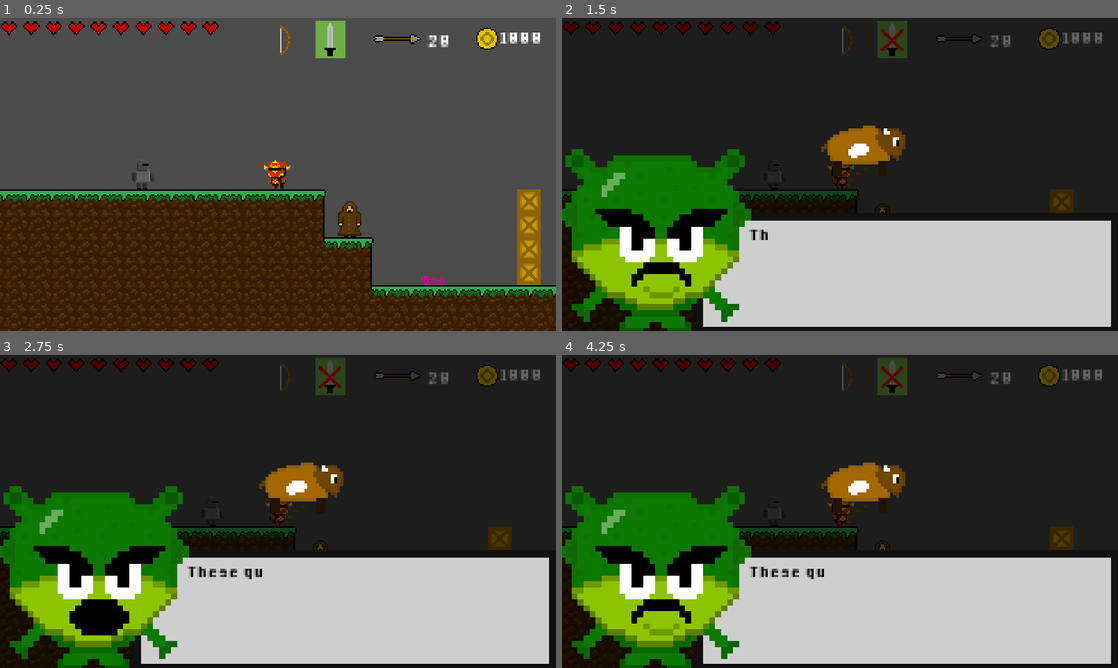
Above: before the commit, frames 1-4 (two rows, left to right).
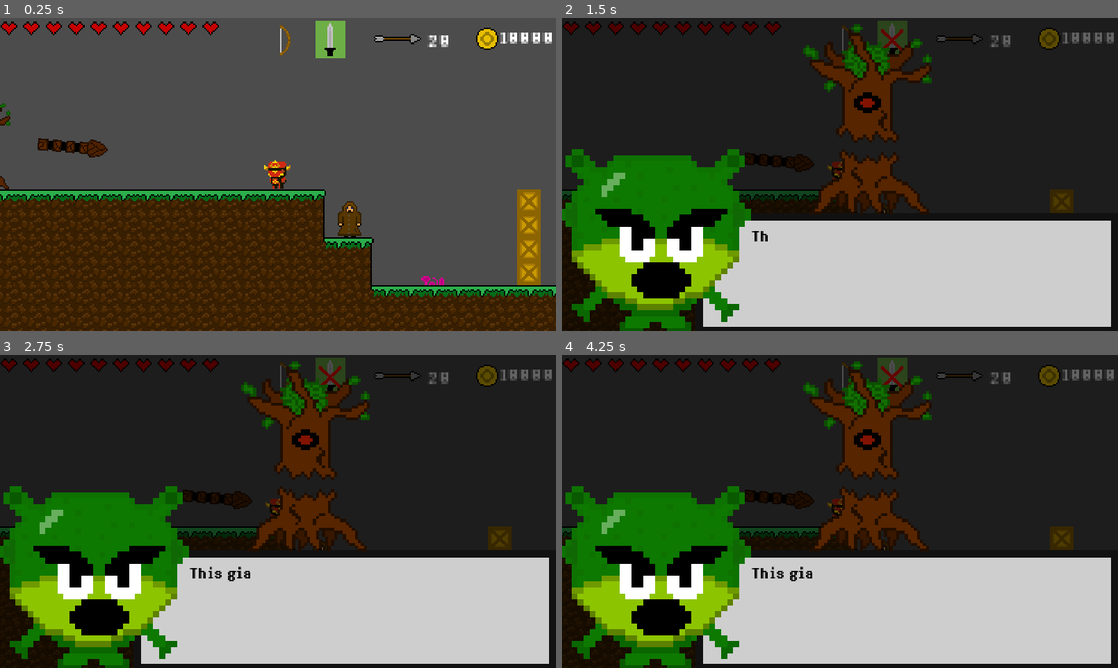
Above: after the commit, the same moments.

Repository: Eawell/pimxels
Game: Godot game, scene res://Scenes/Test.tscn
Two runs of this game, one before a commit and one after it. Both use one fixed random seed, a clock stepped at 60 frames per second and the inputs below.
Inputs:
- Up to frame 1 (0.25 s): no input
- Up to frame 2 (1.5 s): tap Enter (ui_select) at 0.5 s; hold Right (ui_right) from 0.53 s (still down); tap 1 (one) at 0.6 s; tap Space (ui_accept) at 0.77 s; tap End (ui_end) at 0.8, 1.35 s
- Up to frame 3 (2.75 s): tap Space (ui_accept) at 1.52 s; tap 1 (one) at 1.55, 2.1 s; release Right (ui_right) at 2.03 s; hold Left (ui_left) from 2.03 s (still down); tap End (ui_end) at 2.3 s
- Up to frame 4 (4.25 s): release Left (ui_left) at 2.78 s; hold Right (ui_right) from 2.78 s (still down); tap S (sell) at 2.85 s; tap Space (ui_accept) at 3.02, 3.77 s; tap 1 (one) at 3.05 s; tap 2 (two) at 3.6 s; tap End (ui_end) at 3.8 s

The runs differ from the first frame. In frame 1, 0.7% of the frame differs, in the area x 0-100%, y 4-55%; in frame 2, 8.2%; in frame 3, 7.8%; in frame 4, 8.4%, in the area x 13-100%, y 1-90%.

Commit message:
Updated from pimxels 5

Diff:
--- a/Other/Armour_Spriteframes.tres
+++ b/Other/Armour_Spriteframes.tres
@@ -5,6 +5,8 @@
 [ext_resource path="res://Sprites/Knight/WhiteKnight1.png" type="Texture" id=3]
 [ext_resource path="res://Sprites/Knight/BlackKnight1.png" type="Texture" id=4]
 [ext_resource path="res://Sprites/Knight/RedKnight1.png" type="Texture" id=5]
+
+
 
 [resource]
 animations = [ {
--- a/Other/Melee_Spriteframes.tres
+++ b/Other/Melee_Spriteframes.tres
@@ -10,6 +10,9 @@
 [ext_resource path="res://Sprites/Melee/Sword.png" type="Texture" id=8]
 [ext_resource path="res://Sprites/Melee/Pipe.png" type="Texture" id=9]
 [ext_resource path="res://Sprites/Melee/Dagger.png" type="Texture" id=10]
+
+
+
 
 [resource]
 animations = [ {
--- a/Other/global.gd
+++ b/Other/global.gd
@@ -5,7 +5,7 @@
 onready var max_health = 10
 var luck = 1
 var direction
-var coins = 1000
+var coins = 10000
 var paused
 var level = 1
 onready var melee_open_slot = melee2
--- a/Scenes/Arrow.gd
+++ b/Scenes/Arrow.gd
@@ -10,7 +10,7 @@
 
 
 func _physics_process(delta):
-	y = 1.11*y
+	y = min(1.11*y,200)
 	x = x/1.002
 	motion.y = y
 	motion.x = x
--- a/Scenes/Bob.gd
+++ b/Scenes/Bob.gd
@@ -9,15 +9,16 @@
 var box = ["box", "An 'incredibly dangerous' foe that doesn't move or attack you and even gives you free loot or items."]
 var buffalo = ["buffalo", "These quick and powerful animals are evil buffalo that became the dominant species on their home planet. All they want is to kill, and will send you flying if they hit you!"]
 var burger = ["burger", "These killer burgers have gained sentience and are looking for revenge. You can try and ride on their heads, but Watch out for their ferocious bite!"]
-var falcon = ["falcon", ""]
-var ghost = ["ghost", ""]
+var falcon = ["falcon", "The fastest ship in the galaxy, now just an inconvenience. Dodge its lasers and wait for it to overheat."]
+var ghost = ["ghost", "These 2d ghosts from Pacman have been brought out of their normal realm and now hunt you down if you get too close."]
 var mole = ["mole", "Watch your feet! These normally docile creatures disperse huge amounts of dirt on their way to grind you up with their many teeth."]
-var shopkeeper = ["shopkeeper", ""]
-var slime = ["slime", ""]
+var shopkeeper = ["shopkeeper", "A wise and friendly shopkeeper who will help you on your journey. Feel free to buy his goods whenever you see him, although his prices may increase!"]
+var slime = ["slime", "Small, sticky slimes that will bounce around, inflicting a little damage when they touch you. They more of a pest than an enemy."]
 var smallburger = ["smallburger", "Eventhough they are less dangerous than their larger brothers, don't underestimate "]
-var thundercloud = ["thundercloud", ""]
-var torch = ["torch", "Torches that "]
-var warrior = ["warrior", ""]
+var thundercloud = ["thundercloud", "Once locked on, these thunderclouds won't leave you alone until they try and strike you down. Watch out for when they stop moving as they're about zap!"]
+var torch = ["torch", "Torches that light after you pass by them, saving your checkpoint. If you pass an already lit torch it will still set a new chechpoint."]
+var warrior = ["warrior", "Powerful warriors covered in impenetrable armour. They are stocky targets, yet you chouldn't underestimate their speed."]
+var livingtree = ["livingtree", "This giant tree "]
 
 var story1 = ["none", ""]
 var story2 = ["none", ""]
@@ -28,7 +29,7 @@
 
 func _process(delta):
 	if Input.is_action_just_pressed("ui_end"):
-		talk(buffalo)
+		talk(livingtree)
 	if type == "Announcement":
 		$ColorRect.visible = true
 		$ColorRect2.visible = false
--- a/Scenes/Bob.tscn
+++ b/Scenes/Bob.tscn
@@ -17,6 +17,7 @@
 [ext_resource path="res://Sprites/Enemies/Millenium Falcon.png" type="Texture" id=15]
 [ext_resource path="res://Sprites/Enemies/Slime 4.png" type="Texture" id=16]
 [ext_resource path="res://Sprites/Enemies/SmallBurger-open.png" type="Texture" id=17]
+[ext_resource path="res://Sprites/Enemies/Living tree.png" type="Texture" id=18]
 
 [sub_resource type="StyleBoxFlat" id=1]
 bg_color = Color( 0.811765, 0.811765, 0.811765, 1 )
@@ -28,7 +29,6 @@
 anti_aliasing = false
 
 [sub_resource type="DynamicFont" id=2]
-size = 11
 font_data = ExtResource( 1 )
 
 [sub_resource type="SpriteFrames" id=3]
@@ -41,21 +41,6 @@
 
 [sub_resource type="SpriteFrames" id=4]
 animations = [ {
-"frames": [ ExtResource( 10 ) ],
-"loop": true,
-"name": "bowman",
-"speed": 5.0
-}, {
-"frames": [ ExtResource( 7 ) ],
-"loop": true,
-"name": "burger",
-"speed": 5.0
-}, {
-"frames": [ ExtResource( 13 ) ],
-"loop": true,
-"name": "buffalo",
-"speed": 5.0
-}, {
 "frames": [ ExtResource( 15 ) ],
 "loop": true,
 "name": "falcon",
@@ -64,6 +49,31 @@
 "frames": [ ExtResource( 9 ) ],
 "loop": true,
 "name": "box",
+"speed": 5.0
+}, {
+"frames": [ ExtResource( 7 ) ],
+"loop": true,
+"name": "burger",
+"speed": 5.0
+}, {
+"frames": [ ExtResource( 16 ) ],
+"loop": true,
+"name": "slime",
+"speed": 5.0
+}, {
+"frames": [ ExtResource( 10 ) ],
+"loop": true,
+"name": "bowman",
+"speed": 5.0
+}, {
+"frames": [ ExtResource( 17 ) ],
+"loop": true,
+"name": "smallburger",
+"speed": 5.0
+}, {
+"frames": [ ExtResource( 13 ) ],
+"loop": true,
+"name": "buffalo",
 "speed": 5.0
 }, {
 "frames": [ ExtResource( 14 ) ],
@@ -81,19 +91,14 @@
 "name": "shopkeeper",
 "speed": 5.0
 }, {
-"frames": [ ExtResource( 16 ) ],
-"loop": true,
-"name": "slime",
-"speed": 5.0
-}, {
 "frames": [ ExtResource( 8 ) ],
 "loop": true,
 "name": "torch",
 "speed": 5.0
 }, {
-"frames": [ ExtResource( 17 ) ],
+"frames": [ ExtResource( 5 ) ],
 "loop": true,
-"name": "smallburger",
+"name": "warrior",
 "speed": 5.0
 }, {
 "frames": [ ExtResource( 12 ) ],
@@ -101,9 +106,9 @@
 "name": "thundercloud",
 "speed": 5.0
 }, {
-"frames": [ ExtResource( 5 ) ],
+"frames": [ ExtResource( 18 ) ],
 "loop": true,
-"name": "warrior",
+"name": "livingtree",
 "speed": 5.0
 } ]
 
@@ -143,13 +148,13 @@
 }
 
 [node name="Size" type="Node2D" parent="."]
-scale = Vector2( 0.9, 0.9 )
+scale = Vector2( 0.57, 0.57 )
 
 [node name="RichTextLabel" type="RichTextLabel" parent="Size"]
-margin_left = -36.0
-margin_top = -44.0
-margin_right = 227.0
-margin_bottom = 29.0
+margin_left = -55.0
+margin_top = -68.0
+margin_right = 357.0
+margin_bottom = 46.0
 custom_fonts/normal_font = SubResource( 2 )
 custom_colors/default_color = Color( 0, 0, 0, 1 )
 text = "Look over there at all of those things ggjgj oiwfn jiosjc ji ji f iehef husg  how  been looking all over for you! f10000"
@@ -162,14 +167,15 @@
 position = Vector2( -95, -30 )
 scale = Vector2( 4, 4 )
 frames = SubResource( 3 )
+frame = 1
 speed_scale = 1.5
 playing = true
 
 [node name="Icon" type="AnimatedSprite" parent="."]
-position = Vector2( 48.0833, -103.945 )
+position = Vector2( 48, -110 )
 scale = Vector2( 2, 2 )
 frames = SubResource( 4 )
-animation = "smallburger"
+animation = "livingtree"
 
 [node name="Timer" type="Timer" parent="."]
 wait_time = 0.05
--- a/Scenes/Evil_Arrow.gd
+++ b/Scenes/Evil_Arrow.gd
@@ -11,7 +11,7 @@
 
 
 func _physics_process(delta):
-	y = 1.11*y
+	y = min(1.11*y,200)
 	x = x/1.002
 	motion.y = y
 	motion.x = x
--- a/Scenes/Living Tree.tscn
+++ b/Scenes/Living Tree.tscn
@@ -27,7 +27,6 @@
 [node name="AnimatedSprite" type="AnimatedSprite" parent="."]
 position = Vector2( 0.176781, 0 )
 frames = SubResource( 1 )
-frame = 2
 speed_scale = 1.5
 playing = true
 
--- a/Scenes/Melee_weapon.tscn
+++ b/Scenes/Melee_weapon.tscn
@@ -11,6 +11,9 @@
 [ext_resource path="res://Scenes/Melee_weapon.gd" type="Script" id=9]
 [ext_resource path="res://Sprites/Melee/Hammer.png" type="Texture" id=10]
 [ext_resource path="res://Sprites/Melee/Pitchfork.png" type="Texture" id=11]
+
+
+
 
 [sub_resource type="Animation" id=1]
 resource_name = "Axe left"
--- a/Scenes/Player.tscn
+++ b/Scenes/Player.tscn
@@ -57,6 +57,8 @@
 [ext_resource path="res://Sprites/Other/redbull.png" type="Texture" id=55]
 [ext_resource path="res://Sprites/Other/car.png" type="Texture" id=56]
 
+
+
 [sub_resource type="SpriteFrames" id=1]
 animations = [ {
 "frames": [ ExtResource( 1 ), ExtResource( 4 ), ExtResource( 3 ), ExtResource( 4 ), ExtResource( 1 ), ExtResource( 5 ) ],
--- /dev/null
+++ b/Scenes/Robot.tscn
@@ -0,0 +1,26 @@
+[gd_scene load_steps=2 format=2]
+
+[sub_resource type="SpriteFrames" id=1]
+animations = [ {
+"frames": [  ],
+"loop": true,
+"name": "default",
+"speed": 5.0
+} ]
+
+[node name="Robot" type="KinematicBody2D"]
+
+[node name="AnimatedSprite" type="AnimatedSprite" parent="."]
+frames = SubResource( 1 )
+
+[node name="CollisionShape2D" type="CollisionShape2D" parent="."]
+
+[node name="Area2D" type="Area2D" parent="."]
+
+[node name="CollisionShape2D" type="CollisionShape2D" parent="Area2D"]
+
+[node name="Timer" type="Timer" parent="."]
+
+[node name="Timer2" type="Timer" parent="."]
+
+[node name="Timer3" type="Timer" parent="."]
--- a/Scenes/Shopkeeper.tscn
+++ b/Scenes/Shopkeeper.tscn
@@ -13,6 +13,11 @@
 [ext_resource path="res://Sprites/Melee/Sword.png" type="Texture" id=11]
 [ext_resource path="res://Sprites/Other/Upgrade.png" type="Texture" id=12]
 
+
+
+
+
+
 [sub_resource type="RectangleShape2D" id=1]
 extents = Vector2( 16.3594, 11.9347 )
 
--- a/Scenes/Test.tscn
+++ b/Scenes/Test.tscn
@@ -7,7 +7,7 @@
 [ext_resource path="res://Scenes/Armour.tscn" type="PackedScene" id=5]
 [ext_resource path="res://Scenes/Test.gd" type="Script" id=6]
 [ext_resource path="res://Scenes/Fungus.tscn" type="PackedScene" id=7]
-[ext_resource path="res://Scenes/Warrior.tscn" type="PackedScene" id=8]
+[ext_resource path="res://Scenes/Living Tree.tscn" type="PackedScene" id=8]
 [ext_resource path="res://Scenes/Checkpoint.tscn" type="PackedScene" id=9]
 [ext_resource path="res://Scenes/Box.tscn" type="PackedScene" id=10]
 [ext_resource path="res://Scenes/Redbull.tscn" type="PackedScene" id=11]
@@ -103,5 +103,5 @@
 [node name="Noodles" parent="." instance=ExtResource( 14 )]
 position = Vector2( 208, 40 )
 
-[node name="Warrior" parent="." instance=ExtResource( 8 )]
-position = Vector2( -104, -24 )
+[node name="Living Tree" parent="." instance=ExtResource( 8 )]
+position = Vector2( -200, -48 )
--- a/Scenes/UI.tscn
+++ b/Scenes/UI.tscn
@@ -9,6 +9,9 @@
 [ext_resource path="res://Sprites/Other/X.png" type="Texture" id=7]
 [ext_resource path="res://Sprites/Melee/Sword.png" type="Texture" id=8]
 [ext_resource path="res://Sprites/Ranged/Bow.png" type="Texture" id=9]
+
+
+
 
 [sub_resource type="SpriteFrames" id=1]
 animations = [ {
--- a/Scenes/Warrior.tscn
+++ b/Scenes/Warrior.tscn
@@ -6,6 +6,9 @@
 [ext_resource path="res://Sprites/Enemies/Warrior 3.png" type="Texture" id=4]
 [ext_resource path="res://Scenes/Warrior.gd" type="Script" id=5]
 [ext_resource path="res://Sprites/Melee/Sword.png" type="Texture" id=6]
+
+
+
 
 [sub_resource type="SpriteFrames" id=1]
 animations = [ {
--- a/Scenes/Weapon.tscn
+++ b/Scenes/Weapon.tscn
@@ -15,6 +15,9 @@
 [ext_resource path="res://Sprites/Ranged/PowerBow.png" type="Texture" id=13]
 [ext_resource path="res://Sprites/Ranged/Crossbow.png" type="Texture" id=14]
 [ext_resource path="res://Sprites/Melee/Pitchfork.png" type="Texture" id=15]
+
+
+
 
 [sub_resource type="SpriteFrames" id=1]
 animations = [ {
Not shown: 1 places in Scenes/Bob.tscn that only renumber resources
Not shown, added: Sprites/Enemies/Robot-1.png.import
Not shown, added: Sprites/Enemies/Robot-2.png.import
Not shown, added: Sprites/Enemies/Robot-L1.png.import
Not shown, added: Sprites/Enemies/Robot-L2.png.import
Not shown, added: Sprites/Enemies/Robot-L3.png.import
Not shown, added: Sprites/Enemies/Robot-R1.png.import
Not shown, added: Sprites/Enemies/Robot-R2.png.import
Not shown, added: Sprites/Enemies/Robot-R3.png.import
Not shown, changed: README.MD
